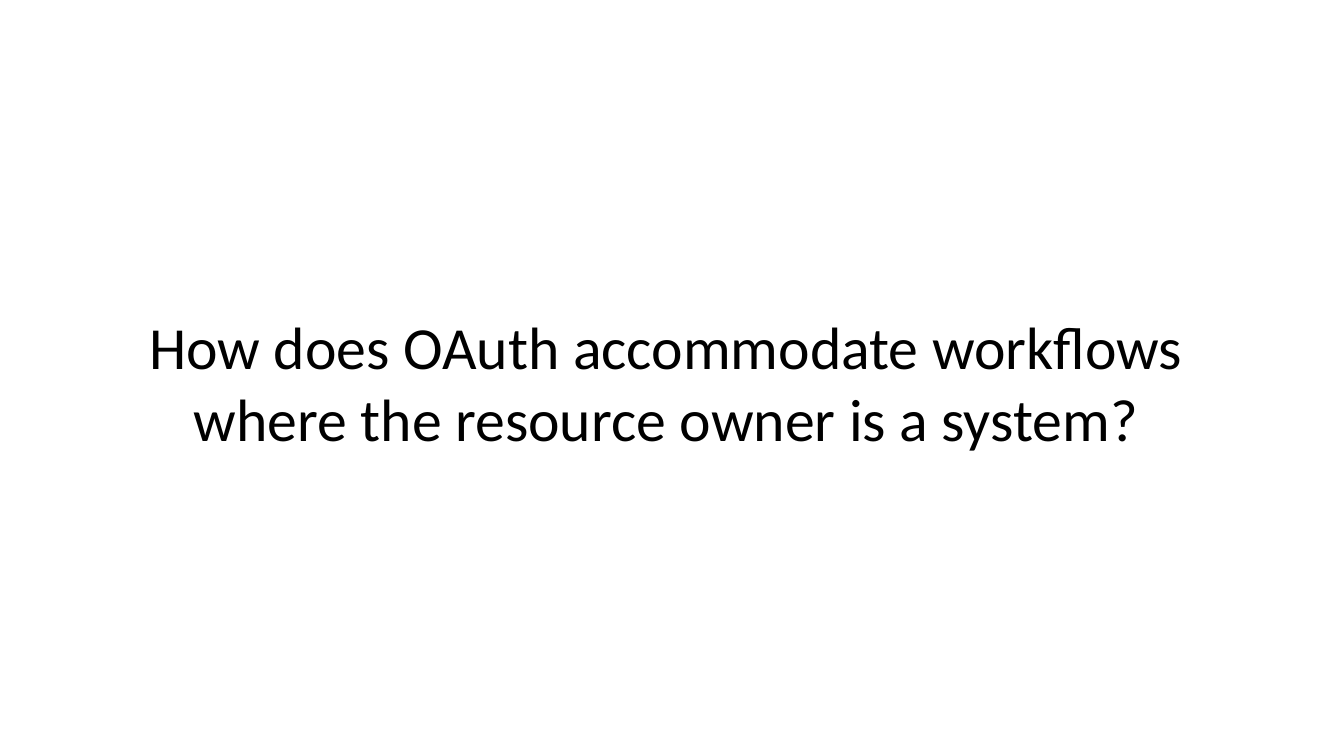
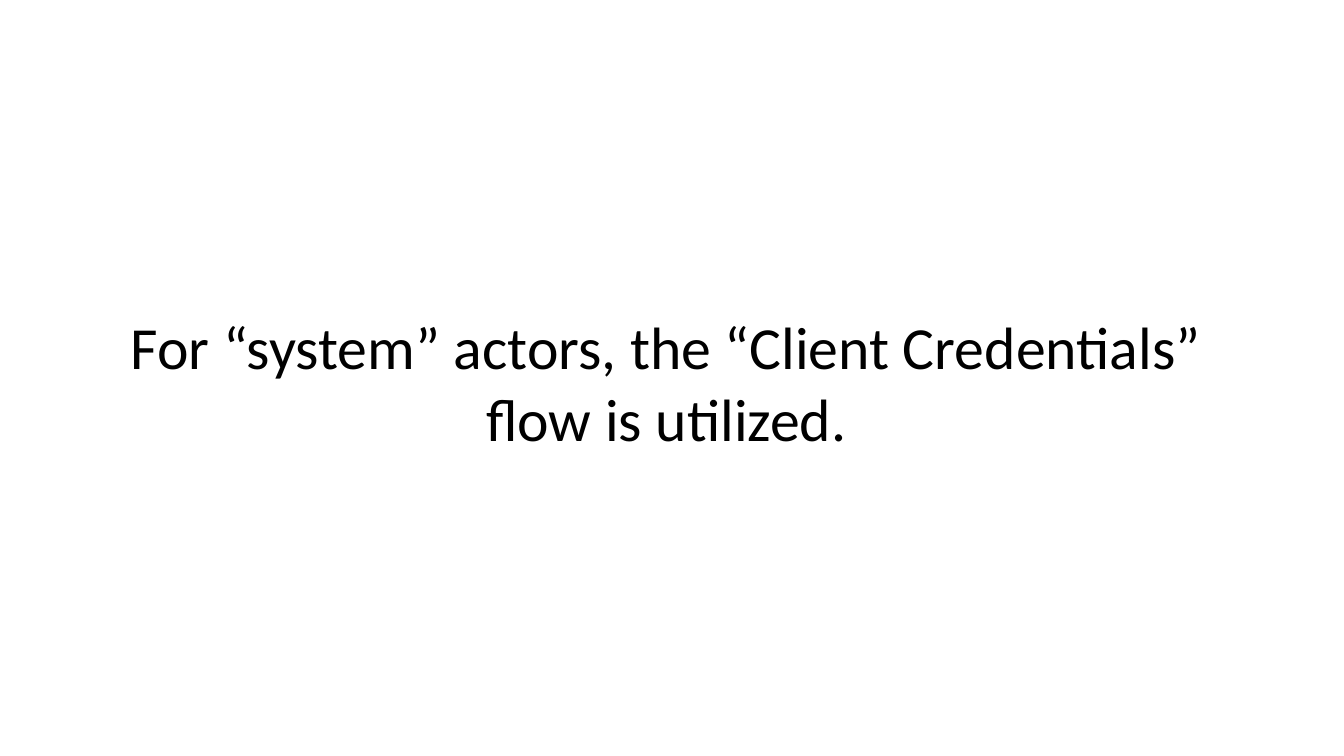
Before and after one commit to cerner/code-learning-lab, a slide deck: slide 42 of smart-authorization-presentation.pptx (slide 37 before the commit). Drawn at 1344x756 pixels with LibreOffice and Linux fonts; fonts in the diff are those of the drawing. Boxes give left, top, right and bottom in pixels: in the first picture for what was removed or moved away, otherwise in the second. Text is boxed around its words. In the diff, an @@ line names an element or a change of style, - is before the commit and + after.

```diff
--- a/smart-authorization-presentation.pptx
+++ b/smart-authorization-presentation.pptx
@@ text at (131,326,1200,442): text changed @@
-How does OAuth accommodate workflows where the resource owner is a system?
+For “system” actors, the “Client Credentials” flow is utilized.
```
Also in this commit, not shown: 3 other slides changed, 9 slides added, 1 slide removed, 1 other file.
